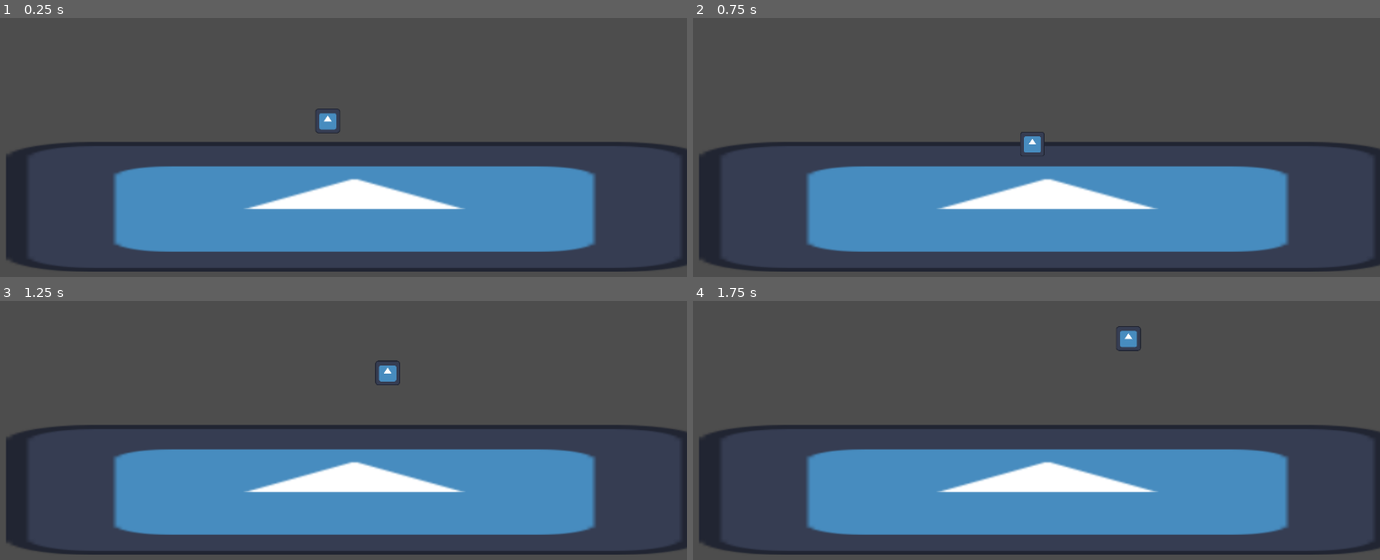
Above: before the commit, frames 1-4 (two rows, left to right).
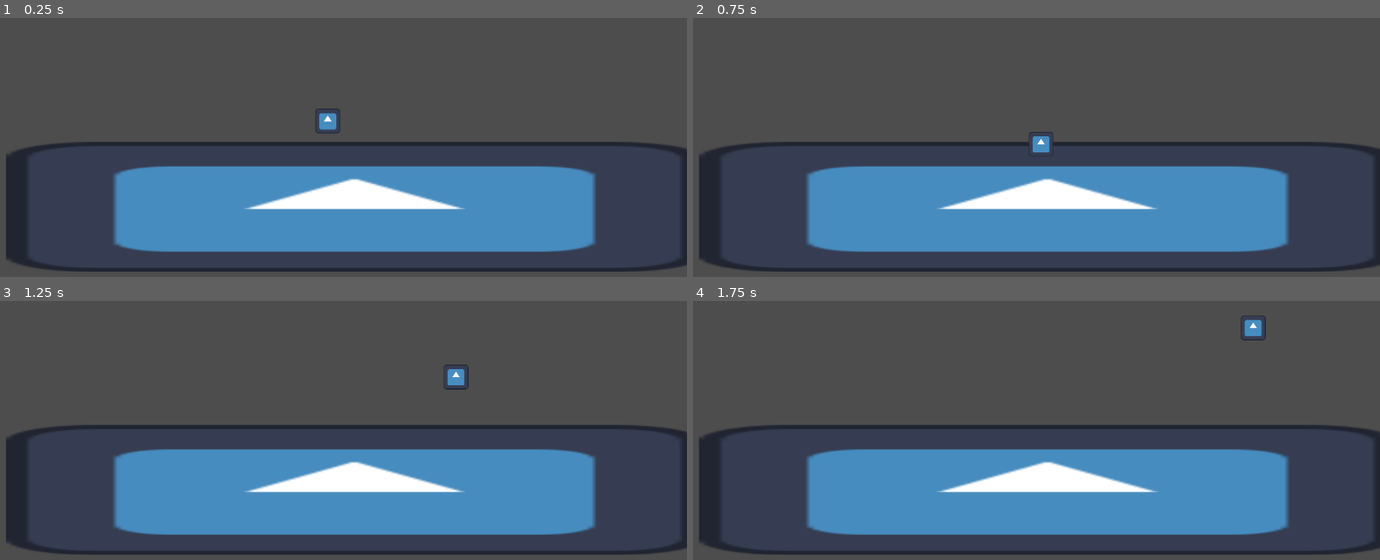
Above: after the commit, the same moments.

Repository: jible/Platform-fighter
Game: Godot game, scene res://scenes/test_scene.tscn
Two runs of this game, one before a commit and one after it. Both use one fixed random seed, a clock stepped at 60 frames per second and the inputs below. The project has no main scene, so this scene is started directly. The engine's default icon, where the game draws it, is replaced by a stand-in: a white triangle on a blue panel in a dark square.
Inputs:
- Up to frame 1 (0.25 s): no input
- Up to frame 2 (0.75 s): hold D (move_right) from 0.53 s (still down); tap Shift (dash) at 0.6 s
- Up to frame 3 (1.25 s): keep holding D (move_right); tap Space (jump) at 0.77, 0.8, 1.07 s
- Up to frame 4 (1.75 s): keep holding D (move_right); tap Space (jump) at 1.35, 1.52 s; tap Shift (dash) at 1.55 s

Frame 1 is identical in both runs. In frame 2, 0.2% of the frame differs, in the area x 47-53%, y 43-54%; in frame 3, 0.4%; in frame 4, 0.5%, in the area x 61-84%, y 5-20%.

Commit message:
removed base state and updated mobility manager
Removed state machine and state classes. Updated character state and character state machine appropriately.

Temporarily removed animation call because there are no animations.

MobilityManager physics process broken into behaviors. Different behaviors will be called depending on the condition of the player.

Velocity split into normal velocity and impulse velocity.

Diff:
--- a/platform-fighter/prefabs/components/general/state.gd
+++ /dev/null
@@ -1,18 +0,0 @@
-class_name State
-extends Node
-
-var is_active:bool = false
-var state_machine
-var character = null
-
-func _ready():
-	state_machine = get_parent()
-	character = state_machine.get_parent()
-func enter_state():
-	pass
-
-func update_state(_delta:float):
-	pass
-
-func exit_state():
-	pass
--- a/platform-fighter/prefabs/components/general/state_machine.gd
+++ /dev/null
@@ -1,46 +0,0 @@
-class_name StateMachine
-extends Node
-
-# Inspired by https://github.com/jible/capstone/blob/main/scripts/characters/state_machine.gd
-@export var starting_state: String = ""
-
-var states = {}
-var current_state_name: String
-var current_state_node = null
-
-signal state_changed
-
-func _ready():
-	for child in get_children():
-		states[child.name] = child
-	change_state(starting_state)
-
-func _physics_process(delta):
-	update_state(delta)
-
-
-func change_state(state_name: String):
-	# Throw error if entering invalid state
-	if not states.has(state_name):
-		assert(false, "attempting to enter invalid state:" + state_name)
-	# Do nothing if it tries to enter the current state
-	if state_name == current_state_name: return
-
-	if current_state_node:
-		exit_state(current_state_node)
-	current_state_name = state_name
-	current_state_node = states[current_state_name]
-	emit_signal("state_changed", current_state_node)
-	enter_state(current_state_node)
-
-func update_state(delta):
-	current_state_node.update_state(delta)
-	pass
-
-func enter_state(new_state):
-	new_state.enter_state()
-	new_state.is_active = true
-
-func exit_state(old_state):
-	old_state.exit_state()
-	old_state.is_active = false
--- a/platform-fighter/prefabs/components/player/animation_manager.gd
+++ b/platform-fighter/prefabs/components/player/animation_manager.gd
@@ -6,8 +6,9 @@
 var current_state: String = ""
 
 func update_anim():
-	play(current_state)
-
+	# Commenting this line out since there are no animations yet
+	#play(current_state)
+	return
 
 
 func _on_state_machine_state_changed(new_state_node):
--- a/platform-fighter/prefabs/components/player/character_state.gd
+++ b/platform-fighter/prefabs/components/player/character_state.gd
@@ -1,6 +1,5 @@
 class_name CharacterState
-extends State
-
+extends Node
 
 enum LockLevel {
 	FREE,
@@ -9,6 +8,16 @@
 	FULL_LOCK,
 }
 
+var is_active:bool = false
+var state_machine: CharacterStateMachine
+var character_body:CharacterBody2D
+var mobility_manager: MobilityManager
+
+func _ready():
+	state_machine = get_parent()
+	character_body = state_machine.get_parent()
+	if character_body.mobility_manager:
+		mobility_manager = character_body.mobility_manager
 
 # The following functions should be overwritten in states that extend this class.
 func update_state(_delta):
--- a/platform-fighter/prefabs/components/player/mobility_manager.gd
+++ b/platform-fighter/prefabs/components/player/mobility_manager.gd
@@ -3,6 +3,9 @@
 
 
 @export var character_body: CharacterBody2D
+
+var natural_move_velocity: Vector2 = Vector2.ZERO
+var impulse_move_velocity: Vector2 = Vector2.ZERO
 
 var jump_vel = 800
 var acceleration = 1500
@@ -11,33 +14,50 @@
 # fraction of velocity removed each second
 var drag = 20
 var max_horizontal_velocity = 500
-var max_vertical_velocity = 500
+var max_fall_velocity = 800
 var velocity_threshold = .5
 
 var max_ariel_jumps = 2
 var used_ariel_jumps = 0
 
 func _physics_process(delta):
+	# Normal movmenet process
+	#TODO: Later, make other movement processes like when in knockback
 	var input_dir = Input.get_action_strength("move_right") - Input.get_action_strength("move_left")
-	if sign(input_dir) != sign(character_body.velocity.x) or abs(character_body.velocity.x) < max_horizontal_velocity:
-		character_body.velocity.x += acceleration * input_dir * delta
-		if abs(character_body.velocity.x) > max_horizontal_velocity:
-			character_body.velocity.x = sign (character_body.velocity.x) * max_horizontal_velocity
+	standard_movement_process(delta, input_dir)
+	standard_gravity_process()
+	standard_drag_process(delta, input_dir)
+	standard_impulse_decay_process()
+	# All impulse velocities should be applied by other nodes like states or called through funcs on this object
+
+	# Once all velocity calculations are done, add both velocities
+	character_body.velocity = natural_move_velocity + impulse_move_velocity
 
 
+func standard_movement_process(delta, input_dir):
+	#TODO Allow lock out for this process ( like knock back or in the middle of mobility)
+
+	natural_move_velocity.x += acceleration * input_dir * delta
+	if abs(natural_move_velocity.x) > max_horizontal_velocity:
+		natural_move_velocity.x = sign (natural_move_velocity.x) * max_horizontal_velocity
+
+func standard_gravity_process():
 	# Apply Gravity
-	if character_body.velocity.y < max_vertical_velocity:
-		character_body.velocity.y += gravity_force
-		if character_body.velocity.y > max_vertical_velocity:
-			character_body.velocity.y = max_vertical_velocity
+	natural_move_velocity.y += gravity_force
+	if natural_move_velocity.y > max_fall_velocity:
+		natural_move_velocity.y = max_fall_velocity
 
+func standard_drag_process(delta, input_dir):
 	# If there is no input, apply drag
-	if input_dir == 0 or abs(character_body.velocity.x) > max_horizontal_velocity:
-		character_body.velocity.x -= character_body.velocity.x * delta * drag
-		if abs(character_body.velocity.x) < velocity_threshold:
-			character_body.velocity.x = 0
+	if input_dir == 0:
+		natural_move_velocity.x -= natural_move_velocity.x * delta * drag
+		if abs(natural_move_velocity.x) < velocity_threshold:
+			natural_move_velocity.x = 0
 
-
+func standard_impulse_decay_process():
+	impulse_move_velocity *= .99
+	if impulse_move_velocity.length() < .5:
+		impulse_move_velocity = Vector2.ZERO
 
 
 func can_jump() ->bool:
@@ -45,9 +65,9 @@
 
 func jump():
 	if character_body.is_on_floor():
-		character_body.velocity.y = -jump_vel
+		natural_move_velocity.y = -jump_vel
 	elif used_ariel_jumps < max_ariel_jumps:
-		character_body.velocity.y = -jump_vel
+		natural_move_velocity.y = -jump_vel
 		used_ariel_jumps += 1
 
 func _on_base_player_landed():
--- a/platform-fighter/prefabs/dash.gd
+++ b/platform-fighter/prefabs/dash.gd
@@ -8,7 +8,7 @@
 	pass
 
 func enter_state():
-	character.velocity = Input.get_vector("move_left","move_right","move_up", "move_down") * dash_velocity
+	mobility_manager.impulse_move_velocity = Input.get_vector("move_left","move_right","move_up", "move_down") * dash_velocity
 	state_machine.change_state("Idle")
 	pass
 
--- a/platform-fighter/prefabs/jump.gd
+++ b/platform-fighter/prefabs/jump.gd
@@ -1,10 +1,6 @@
 extends CharacterState
 
-var mobility_manager: MobilityManager
 
-func _ready():
-	super()
-	mobility_manager = character.mobility_manager
 
 func enter_state():
 	mobility_manager.jump()
Not shown, removed: platform-fighter/prefabs/components/general/state.gd.uid
Not shown, removed: platform-fighter/prefabs/components/general/state_machine.gd.uid
